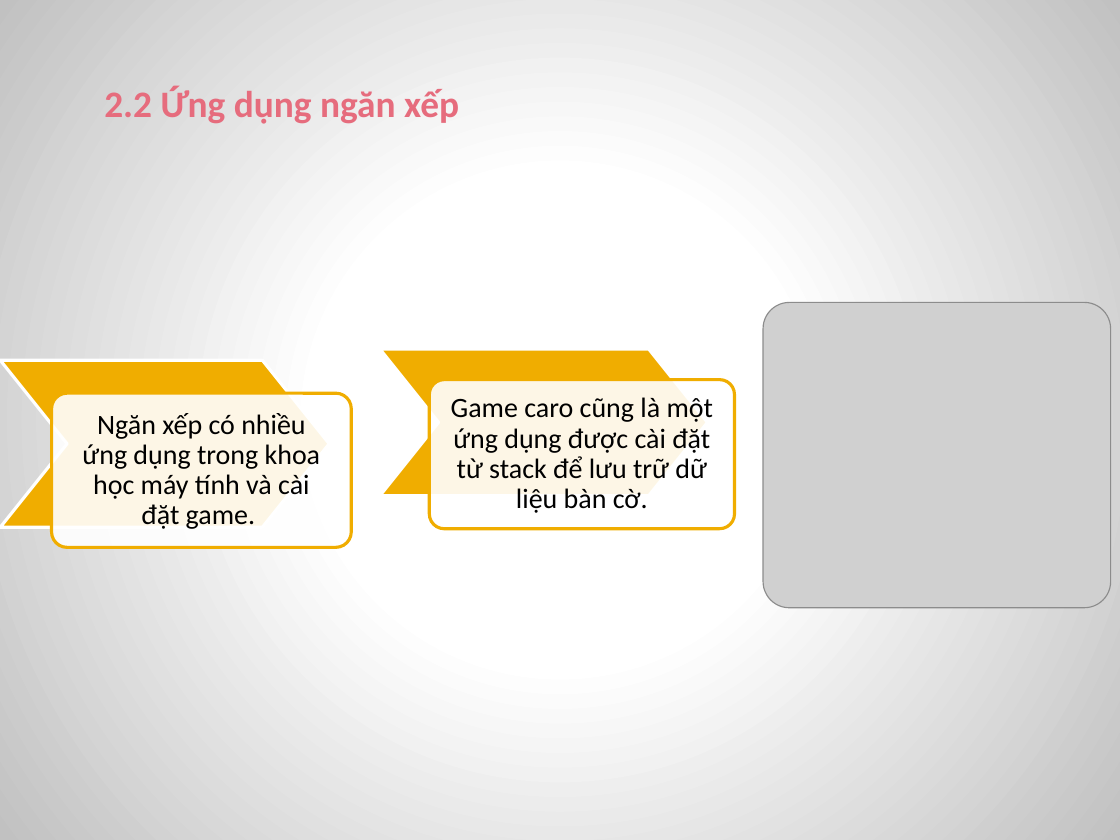
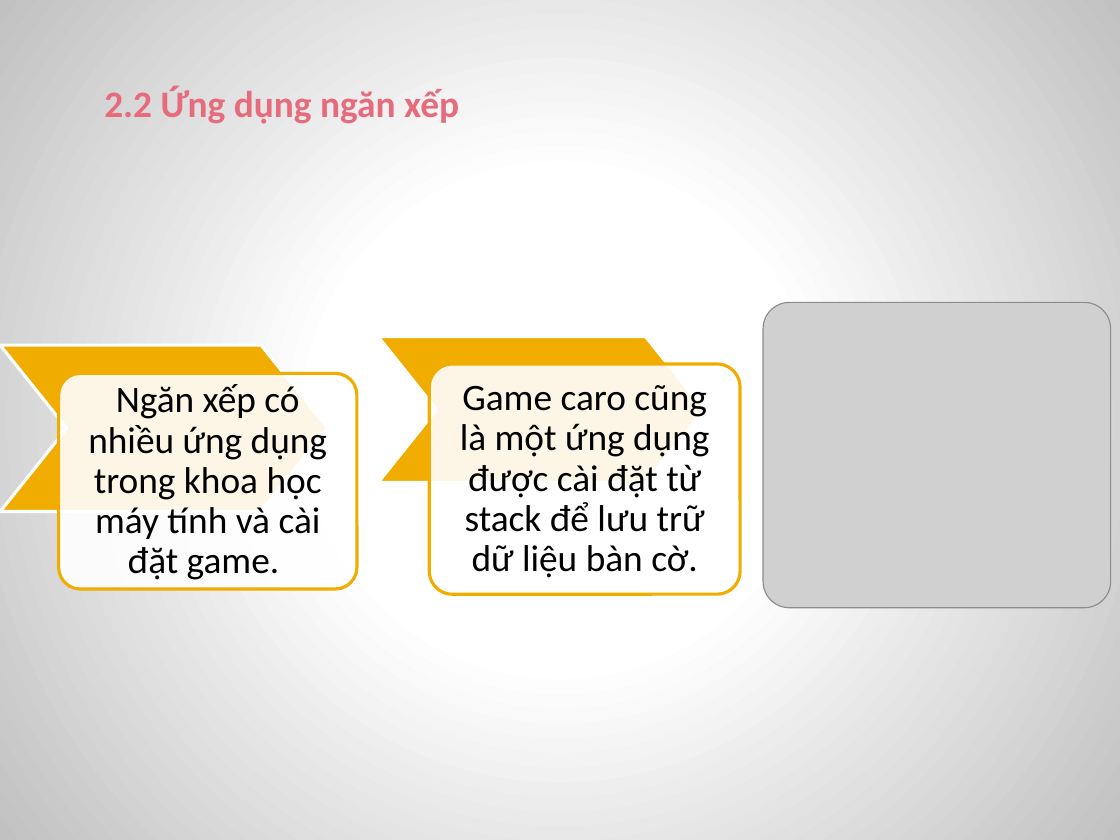
Before and after one commit to MrXiX/CARO-2-NGUOI, a slide deck: slide 11 of doancarohki1819.pptx. Drawn at 1120x840 pixels with LibreOffice and Linux fonts; fonts in the diff are those of the drawing; grey boxes stand for pictures. Boxes give left, top, right and bottom in pixels: in the first picture for what was removed or moved away, otherwise in the second. Text is boxed around its words. In the diff, an @@ line names an element or a change of style, - is before the commit and + after.

```diff
--- a/doancarohki1819.pptx
+++ b/doancarohki1819.pptx
@@ chevron moved from (x1=0, y1=361, x2=329, y2=528) to (x1=0, y1=345, x2=327, y2=511) @@
@@ chevron moved from (x1=380, y1=349, x2=707, y2=496) to (x1=379, y1=337, x2=704, y2=483) @@
@@ rounded rectangle resized from (x1=52, y1=393, x2=352, y2=548) to (x1=58, y1=373, x2=356, y2=589) @@
@@ text "Ngăn xếp có nhiều ứng ..." moved from (x1=82, y1=413, x2=321, y2=529) to (x1=88, y1=384, x2=327, y2=580) @@
@@ text "Ngăn xếp có nhiều ứng ..." at (x1=88, y1=384, x2=327, y2=580): size 18 to 24 pt; more space between paragraphs @@
@@ rounded rectangle resized from (x1=429, y1=380, x2=735, y2=529) to (x1=429, y1=364, x2=739, y2=595) @@
@@ text "Game caro cũng là một ..." at (x1=460, y1=385, x2=709, y2=578): size 18 to 24 pt; more space between paragraphs @@
@@ text "Game caro cũng là một ..." moved from (x1=451, y1=397, x2=713, y2=513) to (x1=460, y1=385, x2=709, y2=578) @@
```
Also in this commit, not shown: 4 other slides changed.
